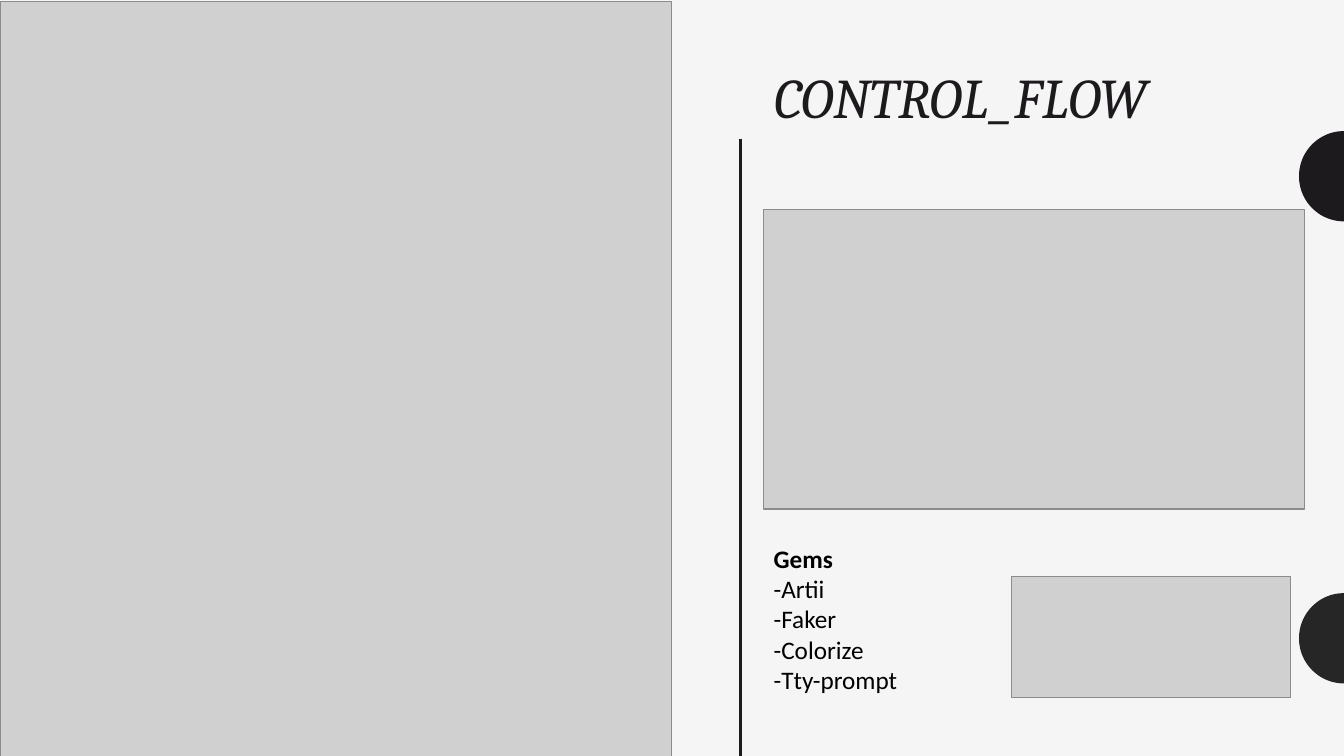
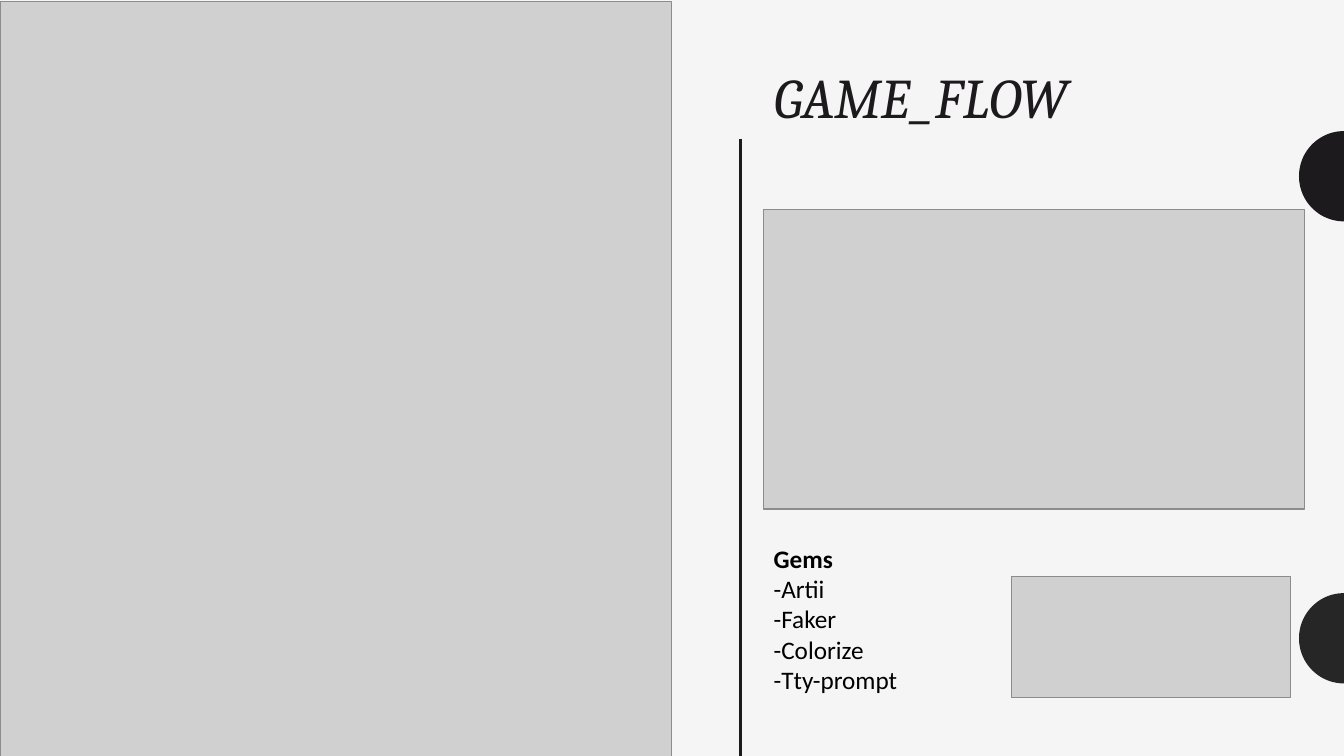
Before and after one commit to czara804/Terminal-Assessment, a slide deck: slide 3 of CYOA_nimbifer.pptx. Drawn at 1344x756 pixels with LibreOffice and Linux fonts; fonts in the diff are those of the drawing; grey boxes stand for pictures. Boxes give left, top, right and bottom in pixels: in the first picture for what was removed or moved away, otherwise in the second. Text is boxed around its words. In the diff, an @@ line names an element or a change of style, - is before the commit and + after.

```diff
--- a/CYOA_nimbifer.pptx
+++ b/CYOA_nimbifer.pptx
@@ title at (x1=774, y1=80, x2=1068, y2=125): text changed @@
-CONTROL_FLOW
+GAME_FLOW
```
Also in this commit, not shown: 2 other slides changed, 1 slide removed, 6 other files.
